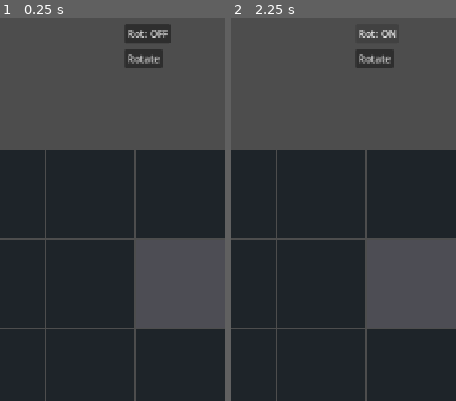
Above: before the commit, frames 1-2 (left to right).
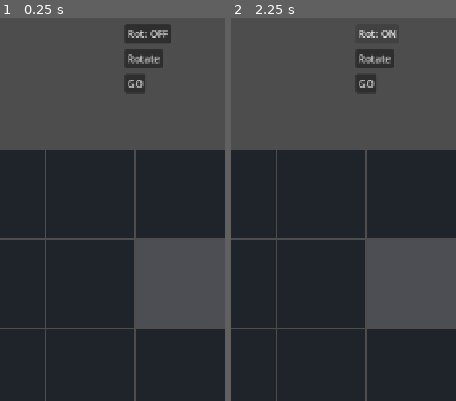
Above: after the commit, the same moments.

Repository: tokko/pipe-mania
Game: Godot game, scene res://scenes/main.tscn
Same seed, same stepped clock (60 frames per second), same inputs: the game is played once before the commit and once after it.
Inputs:
- Up to frame 1 (0.25 s): no input
- Up to frame 2 (2.25 s): click "Rotate" (after the commit: "GO") at 0.5 s; click "Rotate" (after the commit: "GO") at 1.25 s; click "Rot: OFF" at 2 s
The pictures show only the part of the screen within x 50-100%, y 0-50%; the shares and areas given below are measured in that part.

The runs differ from the first frame. In frame 1, 0.3% of the frame differs, in the area x 56-65%, y 14-20%; in frame 2, 0.3%.

Commit message:
feat(S3.1): model outcome_now()+score_route() + GO seam
- game_state: _outcome_now->outcome_now (public, for animator polling); refactor _shortest_route
  -> _shortest_path (node list) feeding score()/dry_route_length()/score_route() (route cells)
- main: _start_flow() (gs.go()) wired to HUD GO button + build-countdown expiry in the single
  _process block; guarded if phase==FLOW (no double-start). hud GO button + go_pressed signal
- 4 GUT tests (score_route cells/empty; outcome_now public; animator-loop==resolve, the gate-gap
  closer); gate 79 tests 78 pass +1 control. Integration: PHASE 0->1, PLACE_IN_FLOW=false, expiry->FLOW

Diff:
--- a/scripts/main.gd
+++ b/scripts/main.gd
@@ -45,6 +45,7 @@
 	add_child(_hud)
 	_hud.bind(_bv)
 	_hud.rotate_pressed.connect(cycle_rotation)
+	_hud.go_pressed.connect(_start_flow)
 	_build_remaining = float(c.build_seconds)
 	_hud.set_countdown(c.build_seconds)
 
@@ -53,6 +54,16 @@
 	if _build_remaining > 0.0:
 		_build_remaining -= delta
 		_hud.set_countdown(maxi(0, ceili(_build_remaining)))
+		if _build_remaining <= 0.0:
+			_start_flow()  # build-countdown expiry (single block; E2 council DIRECTIVE)
+
+
+# Lock the build and begin the verify flow (GO button or countdown expiry). Guarded so
+# button-then-expiry / re-firing can't double-start. FlowAnimator wiring lands in S3.2.
+func _start_flow() -> void:
+	if _gs.phase == GameState.Phase.FLOW:
+		return
+	_gs.go()
 
 
 func _on_cell_tapped(x: int, y: int) -> void:
@@ -169,3 +180,32 @@
 	ev.position = bv5.layout.cell_to_pixel(target.x, target.y) + Vector2(bv5.cell_size(), bv5.cell_size()) * 0.5
 	bv5._unhandled_input(ev)
 	print("TAP_CELL=", tapped[0])
+
+	# --- S3.1: GO seam -> FLOW; placement disabled in FLOW; double-start guarded ---
+	var b6 = Board.new(3, 3)
+	b6.set_inlet(Vector2i(0, 1), PT.W)
+	b6.set_outlet(Vector2i(2, 1), PT.E)
+	_gs = GameState.new(b6)
+	_bv = BoardView.new()
+	add_child(_bv)
+	_bv.setup(_gs, VIEW, MIN_CELL, 0)
+	print("PHASE_BEFORE=", _gs.phase)
+	_start_flow()
+	print("PHASE_AFTER_GO=", _gs.phase)
+	print("PLACE_IN_FLOW=", place_at(1, 1))  # rejected during FLOW
+	_start_flow()  # double-call must be a no-op (guard)
+	print("PHASE_DOUBLE=", _gs.phase)
+	# countdown-expiry path drives _start_flow from _process
+	var b7 = Board.new(3, 3)
+	b7.set_inlet(Vector2i(0, 1), PT.W)
+	b7.set_outlet(Vector2i(2, 1), PT.E)
+	_gs = GameState.new(b7)
+	_bv = BoardView.new()
+	add_child(_bv)
+	_bv.setup(_gs, VIEW, MIN_CELL, 0)
+	_hud = HUD.new()
+	add_child(_hud)
+	_hud.bind(_bv)
+	_build_remaining = 0.05
+	_process(0.1)  # crosses 0 -> _start_flow
+	print("PHASE_AFTER_EXPIRY=", _gs.phase)
--- a/scripts/model/game_state.gd
+++ b/scripts/model/game_state.gd
@@ -64,12 +64,22 @@
 ## BFS finds the shortest route, so it collapses to the short side of any shortcut
 ## (shortcuts need branching / t-junctions — post-MVP — but the rule is already correct).
 func score() -> int:
-	return _shortest_route(true)
+	return _shortest_path(true).size()
 
 
 ## Same over PLACED (dry) pipe — feeds E2's live build readout. 0 if not yet connected.
 func dry_route_length() -> int:
-	return _shortest_route(false)
+	return _shortest_path(false).size()
+
+
+## The cells on the shortest WET inlet->outlet route (for the scored-route highlight); [] if
+## unconnected. On MVP single-channel routes size() == score(); a cell could repeat only if a
+## route re-entered it on a second channel (needs branching / t-junctions, deferred).
+func score_route() -> Array:
+	var cells: Array = []
+	for node in _shortest_path(true):
+		cells.append(Vector2i(node.x, node.y))
+	return cells
 
 
 func _node_at(pos: Vector2i, dir: int) -> Vector3i:
@@ -82,31 +92,39 @@
 	return _NO_NODE if ch < 0 else Vector3i(pos.x, pos.y, ch)
 
 
-# BFS node-count of the shortest inlet->outlet route; wet_only restricts to wet nodes.
-func _shortest_route(wet_only: bool) -> int:
+# BFS shortest inlet->outlet path as a node list [start..goal]; [] if unreachable.
+# wet_only restricts to wet nodes. score()/score_route() derive from this.
+func _shortest_path(wet_only: bool) -> Array:
 	var start := _node_at(board.inlet_pos, board.inlet_dir)
 	var goal := _node_at(board.outlet_pos, board.outlet_dir)
 	if start == _NO_NODE or goal == _NO_NODE:
-		return 0
+		return []
 	if wet_only and not _wet_nodes.has(start):
-		return 0
-	var dist := {start: 1}
-	var bfs: Array = [start]  # frontier queue (not the piece `queue` instance var)
+		return []
+	var prev := {start: start}  # node -> predecessor; start maps to itself (sentinel)
+	var bfs: Array = [start]
 	var head := 0
 	while head < bfs.size():
 		var node: Vector3i = bfs[head]
 		head += 1
 		if node == goal:
-			return dist[node]
+			var path: Array = []
+			var cur: Vector3i = goal
+			while cur != prev[cur]:
+				path.append(cur)
+				cur = prev[cur]
+			path.append(start)
+			path.reverse()
+			return path
 		for nb in CG.neighbors(self, node.x, node.y, node.z):
 			var key := Vector3i(nb[0], nb[1], nb[2])
 			if wet_only and not _wet_nodes.has(key):
 				continue
-			if dist.has(key):
+			if prev.has(key):
 				continue
-			dist[key] = dist[node] + 1
+			prev[key] = node
 			bfs.append(key)
-	return 0
+	return []
 
 
 ## The outlet pipe's channel that owns the outlet drain edge is wet.
@@ -137,13 +155,15 @@
 ## The seed ring is checked first (before any step) — intentional: if the inlet cell
 ## is itself bomb-adjacent or already complete, that resolves immediately.
 func resolve() -> int:
-	var o := _outcome_now()
+	var o := outcome_now()
 	while o == Outcome.NONE and step():
-		o = _outcome_now()
+		o = outcome_now()
 	return o
 
 
-func _outcome_now() -> int:
+## Terminal outcome at the CURRENT wet state (CLEARED > BOMB > LEAK), or NONE if still
+## resolvable. Public so the FlowAnimator can poll it each tick.
+func outcome_now() -> int:
 	if is_cleared():
 		return Outcome.CLEARED
 	if is_bombed():
--- a/scripts/view/hud.gd
+++ b/scripts/view/hud.gd
@@ -3,6 +3,7 @@
 ## model via BoardView.state_changed (re-reads on change; never polls the model per frame).
 
 signal rotate_pressed
+signal go_pressed
 
 const _PIECE_NAME := {0: "-", 1: "I", 2: "L", 3: "+"}  # NONE/STRAIGHT/BEND/CROSS glyphs
 
@@ -30,6 +31,11 @@
 	rot_btn.position = Vector2(560, 56)
 	rot_btn.pressed.connect(func() -> void: rotate_pressed.emit())
 	add_child(rot_btn)
+	var go_btn := Button.new()
+	go_btn.text = "GO"
+	go_btn.position = Vector2(560, 96)
+	go_btn.pressed.connect(func() -> void: go_pressed.emit())
+	add_child(go_btn)
 
 
 func _on_settings() -> void:
--- a/test/unit/test_outcome.gd
+++ b/test/unit/test_outcome.gd
@@ -65,6 +65,30 @@
 	assert_eq(gs.resolve(), GameState.Outcome.CLEARED, "same board without a bomb clears")
 
 
+func test_outcome_now_public_none_then_clear() -> void:  # S3.1
+	var gs = _line(3)
+	gs.go()
+	assert_eq(gs.outcome_now(), GameState.Outcome.NONE, "seed not yet at outlet")
+	gs.resolve()
+	assert_eq(gs.outcome_now(), GameState.Outcome.CLEARED)
+
+
+func test_animator_loop_matches_resolve() -> void:  # S3.1 — closes the council gate-gap
+	# Manual go() + step/outcome_now loop (mirrors FlowAnimator without a Timer) must reach
+	# the SAME outcome as a fresh resolve() on the same fixture.
+	var gs1 = _line(3)
+	gs1.go()
+	var o := gs1.outcome_now()
+	var n := 0
+	while o == GameState.Outcome.NONE and gs1.step() and n < 50:
+		o = gs1.outcome_now()
+		n += 1
+	var gs2 = _line(3)
+	gs2.go()
+	assert_eq(o, gs2.resolve(), "manual step/outcome_now loop == resolve()")
+	assert_eq(o, GameState.Outcome.CLEARED)
+
+
 func test_outlet_beats_bomb_same_step() -> void:  # FX_OUTLET_VS_BOMB
 	var gs = _row(2)  # bomb at (2,0), adjacent ONLY to the outlet (2,1)
 	gs.go()
--- a/test/unit/test_scoring.gd
+++ b/test/unit/test_scoring.gd
@@ -76,6 +76,31 @@
 	assert_eq(gs.score(), 3, "a bend turns the corner -> 3-cell route")
 
 
+func test_score_route_cells_match_line() -> void:  # S3.1
+	var b = Board.new(8, 1)
+	b.set_inlet(Vector2i(0, 0), PT.W)
+	b.set_outlet(Vector2i(7, 0), PT.E)
+	var gs = GameState.new(b)
+	for x in 8:
+		gs.set_pipe(x, 0, PT.Piece.STRAIGHT, 1)
+	_resolve(gs)
+	var route = gs.score_route()
+	assert_eq(route.size(), 8, "route has 8 cells")
+	assert_eq(route.size(), gs.score(), "route size == score on MVP single-channel")
+	assert_eq(route[0], Vector2i(0, 0))
+	assert_eq(route[7], Vector2i(7, 0))
+
+
+func test_score_route_empty_when_unconnected() -> void:  # S3.1
+	var b = Board.new(3, 1)
+	b.set_inlet(Vector2i(0, 0), PT.W)
+	b.set_outlet(Vector2i(2, 0), PT.E)
+	var gs = GameState.new(b)
+	gs.set_pipe(0, 0, PT.Piece.STRAIGHT, 1)  # dangling
+	_resolve(gs)
+	assert_eq(gs.score_route(), [], "unconnected -> empty route")
+
+
 func test_dry_route_length_before_flow() -> void:
 	var b = Board.new(5, 1)
 	b.set_inlet(Vector2i(0, 0), PT.W)
Not shown, changed: docs/HANDOFF.md
